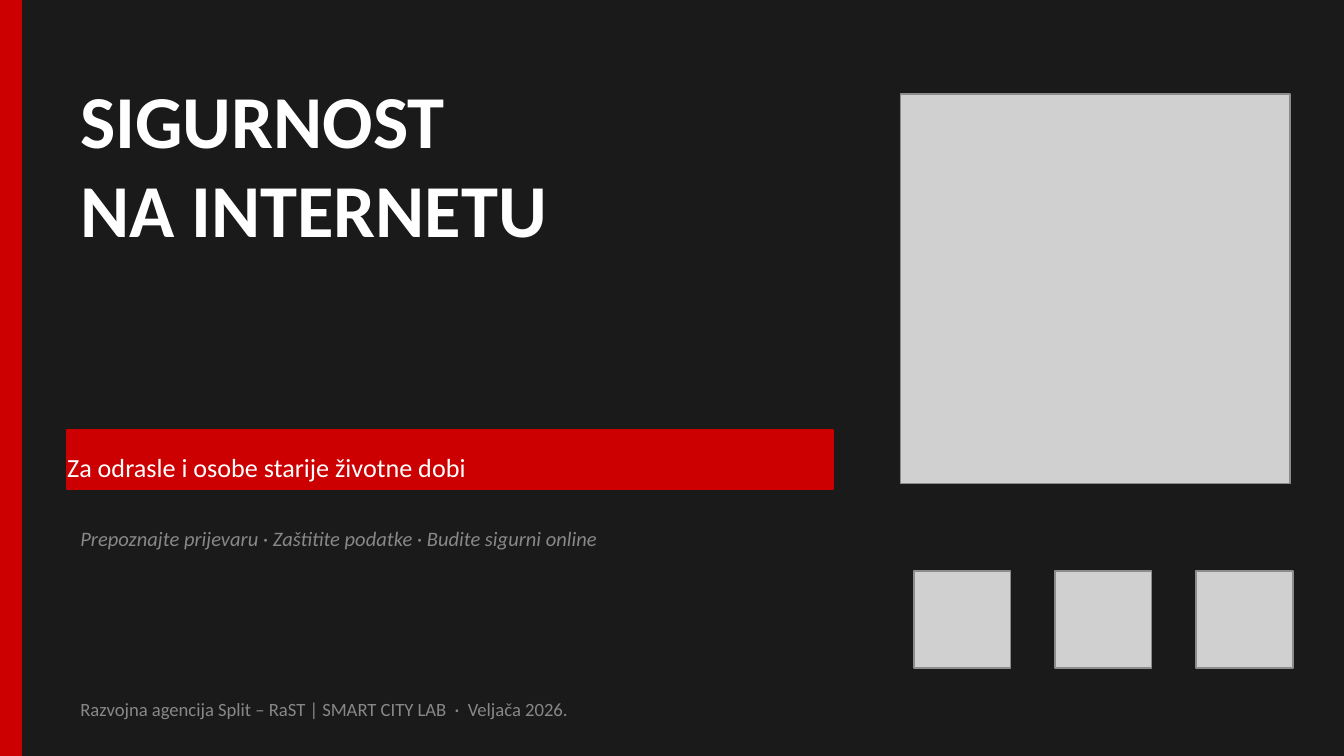
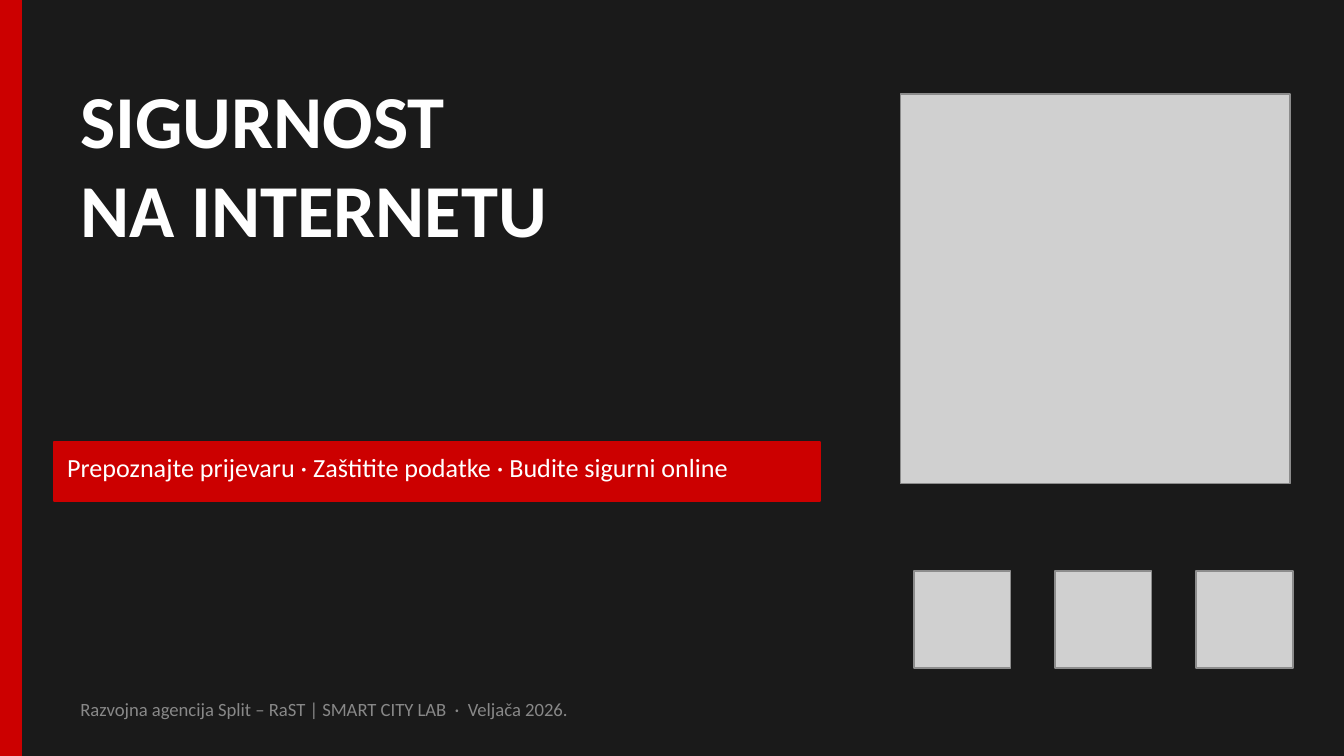
Before and after one commit to brunobilandzic/dipl, a slide deck: slide 1 of praksa/RAST/izradaprezentacije/Sigurnost_na_internetu_prezentacija.pptx. Drawn at 1344x756 pixels with LibreOffice and Linux fonts; fonts in the diff are those of the drawing; grey boxes stand for pictures. Boxes give left, top, right and bottom in pixels: in the first picture for what was removed or moved away, otherwise in the second. Text is boxed around its words. In the diff, an @@ line names an element or a change of style, - is before the commit and + after.

```diff
--- a/praksa/RAST/izradaprezentacije/Sigurnost_na_internetu_prezentacija.pptx
+++ b/praksa/RAST/izradaprezentacije/Sigurnost_na_internetu_prezentacija.pptx
@@ rectangle: place and size @@
-rectangle at (67,430,833,489)
+rectangle at (54,442,820,501)
@@ text "Prepoznajte prijevaru · Zaštitite podatke ...": place and size @@
-text "Prepoznajte prijevaru · Zaštitite podatke ..." at (80,532,597,550)
+text "Prepoznajte prijevaru · Zaštitite podatke ..." at (67,459,727,482)
@@ text "Prepoznajte prijevaru · Zaštitite podatke ..." at (67,459,727,482): size 11 to 14 pt, text colour #888888 to #FFFFFF, italic off @@
@@ text removed at (67,459,465,482) @@
-Za odrasle i osobe starije životne dobi
```
Also in this commit, not shown: 3 other slides changed, 1 slide added, 29 other files.
